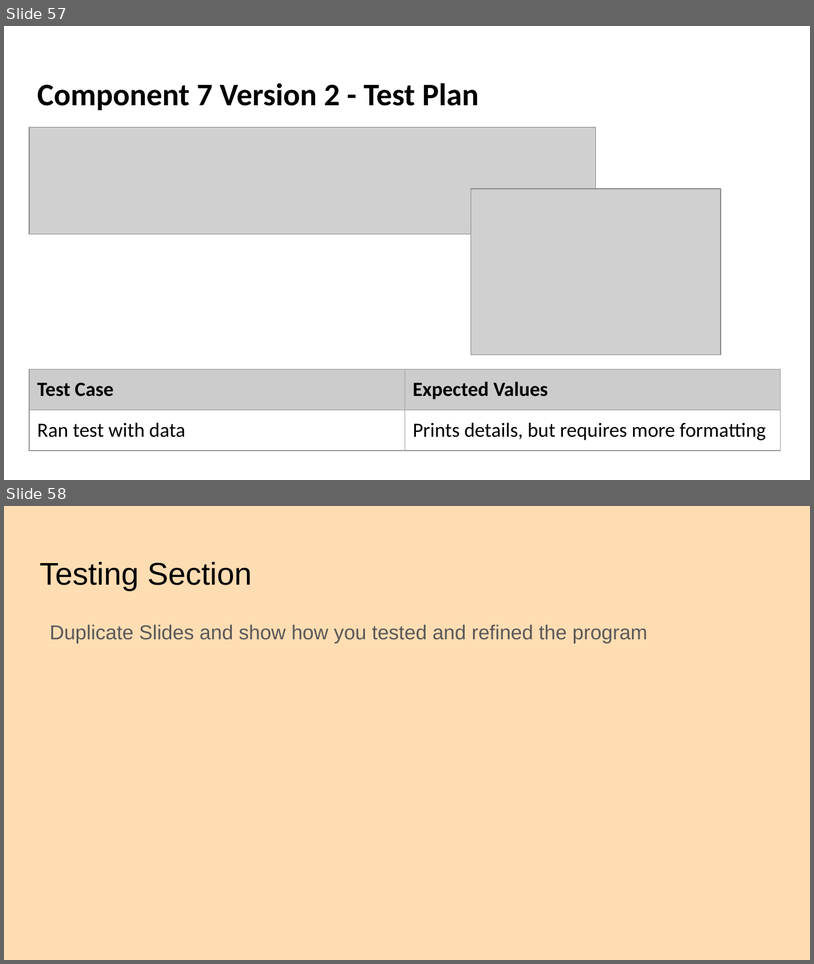
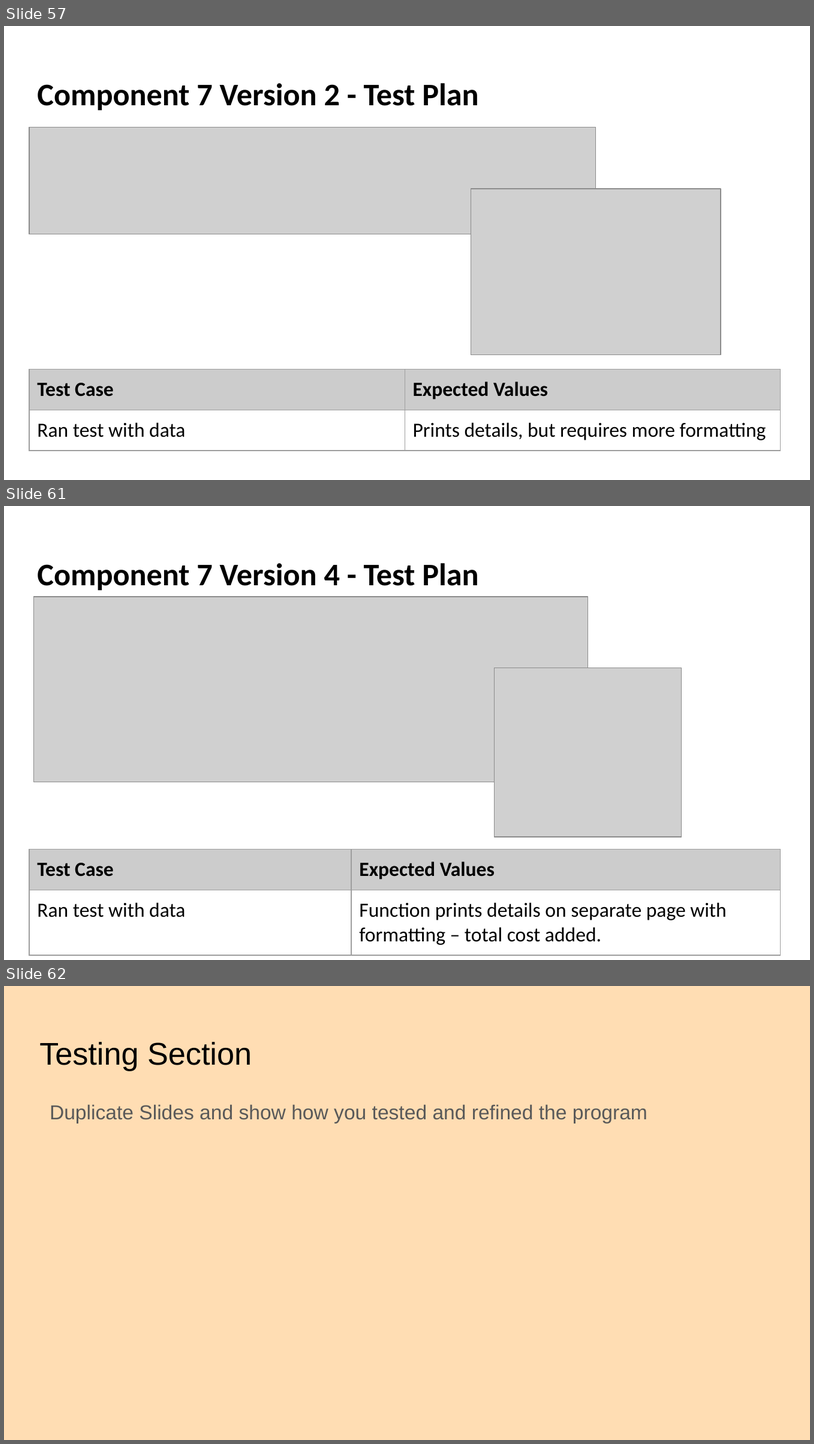
Before and after one commit to danettp/ds_nuts_bot, a slide deck: Danett Pepito - 000_91896 _ 91897 Documentation - 2150400 (Git).pptx. Shown one above the other, each under a label of ours: slides 57 and 58 before the commit, slides 57, 61 and 62 after it; the slides between them are not shown. The pictures are 814x964 and 814x1444 pixels, drawn with LibreOffice and Linux fonts; fonts in the diff are those of the drawing; grey boxes stand for pictures; background and template pictures are left out. Boxes give left, top, right and bottom in pixels: in the first picture for what was removed or moved away, otherwise in the second. Text is boxed around its words. In the diff, an @@ line names an element or a change of style, - is before the commit and + after.

```diff
--- a/Danett Pepito - 000_91896 _ 91897 Documentation - 2150400 (Git).pptx
+++ b/Danett Pepito - 000_91896 _ 91897 Documentation - 2150400 (Git).pptx
@@ slide 61 added at (4,506,810,960), background picture (left out) @@
@@ title added at (37,563,479,591), 28 pt, text #000000, bold @@
+Component 7 Version 4 - Test Plan
@@ picture added at (34,597,588,781) @@
@@ picture added at (494,668,681,837) @@
@@ table added at (29,849,780,954), 2 rows, 2 columns @@
+Test Case | Expected Values
+Ran test with data | Function prints details on separate page with formatting – total cost added.
@@ what was slide 58 is now slide 62 @@
```
Also in this commit, not shown: 3 other slides added, 2 other files.
